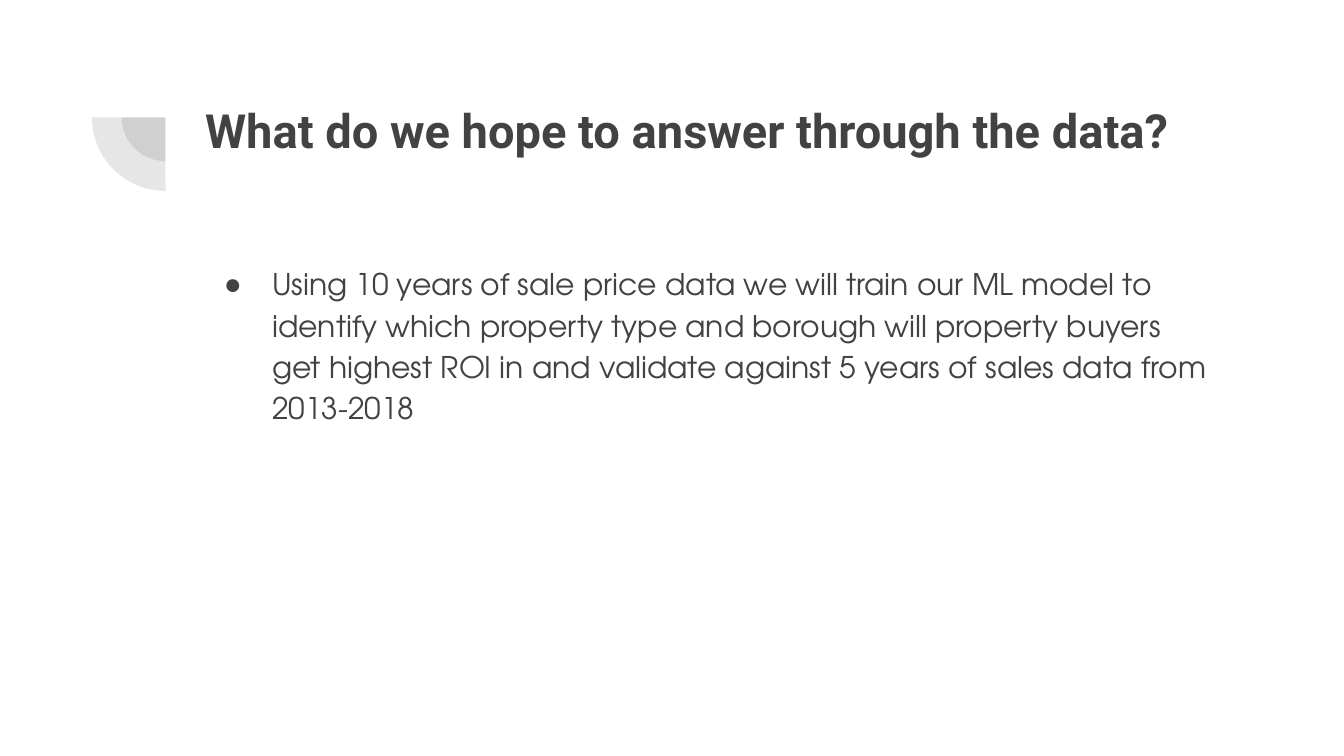
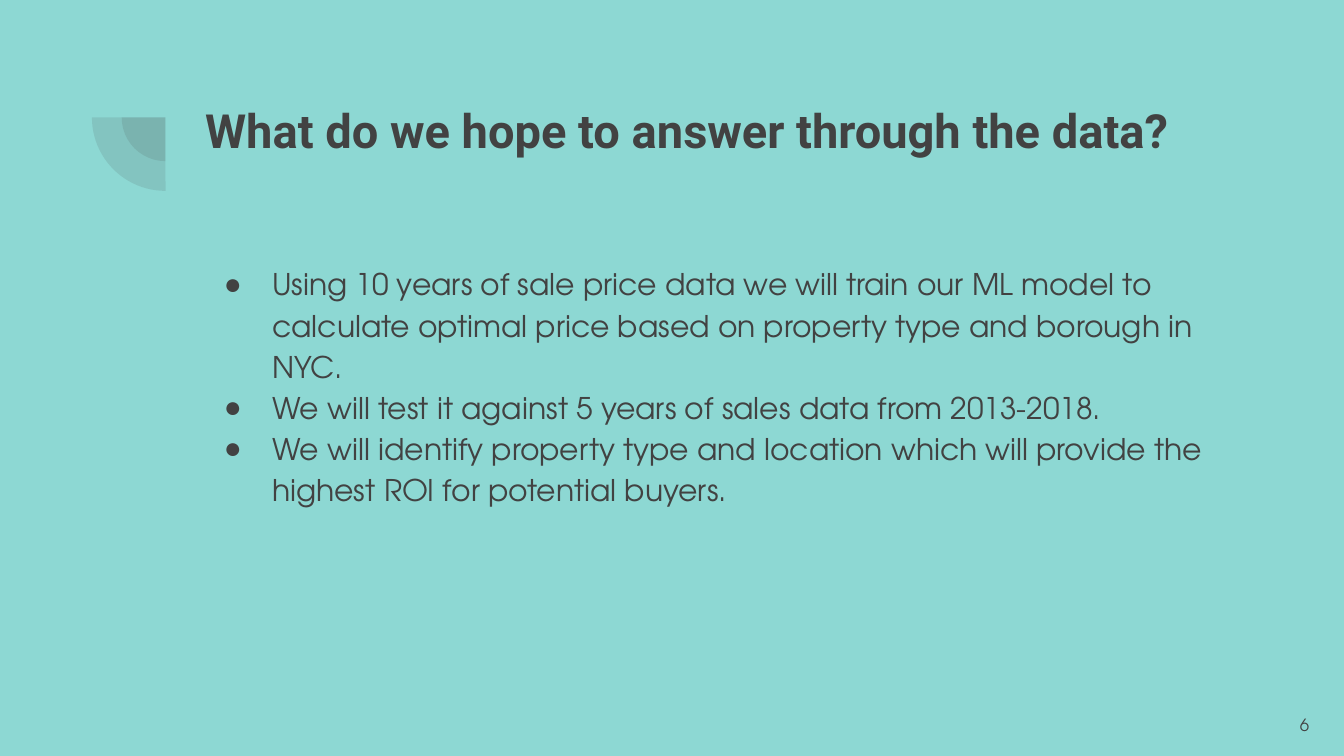
Before and after one commit to VershaR1791/Group8_Project, a slide deck: slide 6 of Project Group 8.pptx. Drawn at 1344x756 pixels with LibreOffice and Linux fonts; fonts in the diff are those of the drawing. Boxes give left, top, right and bottom in pixels: in the first picture for what was removed or moved away, otherwise in the second. Text is boxed around its words. In the diff, an @@ line names an element or a change of style, - is before the commit and + after.

```diff
--- a/Project Group 8.pptx
+++ b/Project Group 8.pptx
@@ background #FFFFFF to #8DD8D3 @@
@@ text at (272, 272, 1202, 508): text changed @@
-● Using 10 years of sale price data we will train our ML model to identify which property type and borough will property buyers get highest ROI in and validate against 5 years of sales data from 2013-2018
+● Using 10 years of sale price data we will train our ML model to calculate optimal price based on property type and borough in NYC.
+● We will test it against 5 years of sales data from 2013-2018.
+● We will identify property type and location which will provide the highest ROI for potential buyers.
@@ page number added at (1300, 718, 1309, 731), 9 pt, text #424242 @@
+6
```
Also in this commit, not shown: 5 other slides changed.
